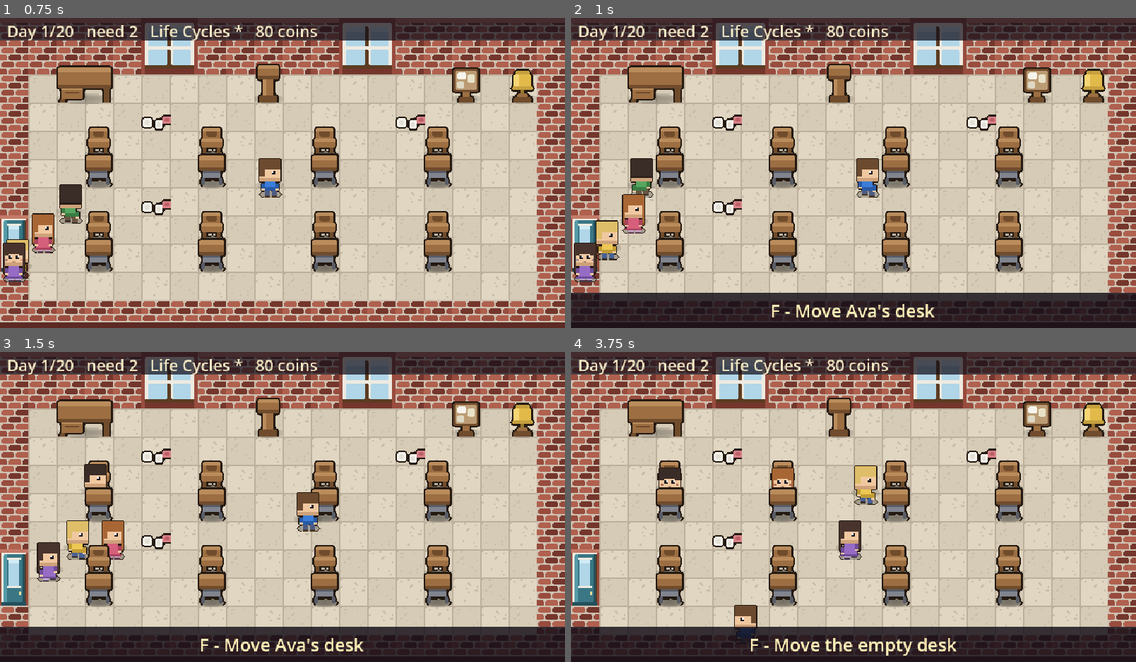
Above: before the commit, frames 1-4 (two rows, left to right).
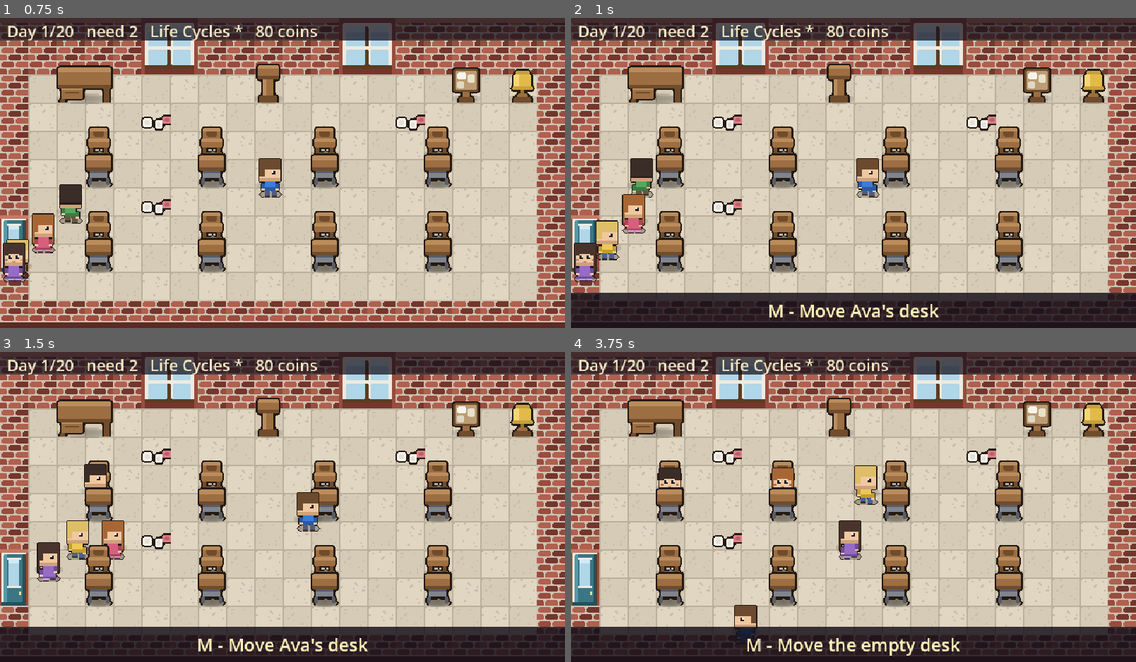
Above: after the commit, the same moments.

Repository: Mbottega16/EduSystem
Game: Godot game, scene res://tests/run.tscn
Same seed, same stepped clock (60 frames per second), same inputs: the game is played once before the commit and once after it. This scene is started directly instead of the project's main scene.
Inputs (mouse positions are in pixels of both pictures, inside the frame that each line leads up to):
- Up to frame 1 (0.75 s): tap Enter at 0.5 s; move the mouse to (406, 157) at 0.52 s; hold D (move_right) from 0.53 s (still down); tap B (build) at 0.6 s; click (406, 157) at 0.67 s
- Up to frame 2 (1 s): keep holding D (move_right); tap Space at 0.77 s; tap E (interact) at 0.8 s
- Up to frame 3 (1.5 s): tap Space at 1.07 s; release D (move_right) at 1.25 s; drag from (169, 522) to (322, 522) at 1.27 s
- Up to frame 4 (3.75 s): move the mouse to (910, 438) at 2.02 s; hold D (move_right) 2.03-2.75 s; tap F (manage) at 2.1 s; tap C (voice, bound only after the commit) at 2.3 s; drag from (825, 569) to (672, 522) at 2.77 s; move the mouse to (1023, 553) at 3.52 s; hold A (move_left) from 3.53 s (still down); tap Q (voice, bound only before the commit) at 3.6 s

Frame 1 is identical in both runs. In frame 2, 0.7% of the frame differs, in the area x 35-66%, y 92-97%; in frame 3, 0.7%; in frame 4, 1.0%, in the area x 31-69%, y 92-98%.

Commit message:
One dedicated key per verb: quiz, homework, and desk-move each get one
Revises the project's own "two buttons per landmark" rule, which held
until a third landmark verb (the quiz) needed somewhere to live with
nowhere left that wasn't a lie about what E or F meant. Interactable.Key
grew from {USE, MANAGE} to five real registered actions; player.gd's
picker, prompt bar and hold logic all generalised from a hardcoded pair
to iterating the full list rather than special-casing three more times.

- quiz_caller.gd and desk_mover.gd changed which key they answer to
- the teacher's desk split into two Interactables sharing one tile:
  marking_desk.gd keeps hand-in on E, new homework_desk.gd owns marking
  on H, wired the same way the curriculum board already shares the
  noticeboard's tile
- Settings gained quiz/homework/move_desk actions; settle moved off Q
  (now quiz) onto C

Two silent-overflow bugs caught by screenshot, not assumed: the title
screen's CONTROLS list -- a plain, non-scrolling Label, never
screenshotted before since shot.gd only ever loads main.tscn -- pushed
into its own footer the moment three new actions landed. Built
tools/title_shot.gd/.tscn to reach the real title scene and windowed
the list the same way Career already pages past thirty milestones.

Audit the Room extended from two columns (E/F) to five; re-ran it,
Trace a Day and Simulate a Term -- every landmark answers on the right
key in every phase, contract unmoved.

1189 -> 1193 assertions, including a genuine walk-up-and-press test for
the homework key that was never covered even for the old one.

Also logged, not fixed: a pre-existing grid-out-of-bounds error prints
on every room build, found only because a full stderr capture was taken
for once. Unrelated to this change; tracked in AUTONOMOUS_TASKLIST.md.

Co-Authored-By: Claude Opus 5 <noreply@anthropic.com>

Diff:
--- a/scripts/actors/player.gd
+++ b/scripts/actors/player.gd
@@ -22,7 +22,12 @@
 ## whenever two things overlapped one of them was silently unreachable and
 ## the tie was broken by node order. Every landmark that has grown a second
 ## verb since has run into it.
-var targets: Dictionary = {"interact": null, "manage": null}
+## One slot per action an Interactable can be bound to -- see
+## Interactable.KEY_ACTIONS, the single source for this list.
+var targets: Dictionary = {
+	"interact": null, "manage": null,
+	"quiz": null, "homework": null, "move_desk": null,
+}
 
 ## The one to describe in the prompt. USE wins when both are live: it is the
 ## button you are already holding a finger over.
@@ -214,9 +219,11 @@
 	var before: Interactable = target
 	for action: String in targets.keys():
 		targets[action] = _pick_target(action)
-	target = _live("interact")
-	if target == null:
-		target = _live("manage")
+	target = null
+	for action: String in Interactable.KEY_ACTIONS:
+		target = _live(action)
+		if target != null:
+			break
 	if target != before:
 		target_changed.emit(target)
 
@@ -225,7 +232,7 @@
 ## than only mentioning whichever one happened to win.
 func offers() -> Array[Interactable]:
 	var out: Array[Interactable] = []
-	for action: String in ["interact", "manage"]:
+	for action: String in Interactable.KEY_ACTIONS:
 		var t := _live(action)
 		if t != null:
 			out.append(t)
@@ -254,7 +261,7 @@
 ## and on top of that, the two that cannot be undone need the key held.
 func _tick_hold(delta: float) -> void:
 	hold_progress = 0.0
-	for action: String in ["interact", "manage"]:
+	for action: String in Interactable.KEY_ACTIONS:
 		_tick_one(action, delta)
 
 
--- a/scripts/autoload/settings.gd
+++ b/scripts/autoload/settings.gd
@@ -15,8 +15,11 @@
 	{"action": "move_down", "label": "Walk down"},
 	{"action": "move_left", "label": "Walk left"},
 	{"action": "move_right", "label": "Walk right"},
-	{"action": "interact", "label": "Help / collect"},
+	{"action": "interact", "label": "Help / collect / clean up"},
 	{"action": "manage", "label": "Lesson / bell / shop"},
+	{"action": "quiz", "label": "Quick quiz"},
+	{"action": "homework", "label": "Mark homework"},
+	{"action": "move_desk", "label": "Move a desk"},
 	{"action": "voice", "label": "Settle the room"},
 	{"action": "build", "label": "Rearrange the room"},
 	{"action": "autopilot", "label": "Go to whoever needs me"},
@@ -37,7 +40,10 @@
 	"move_right": [KEY_D, KEY_RIGHT],
 	"interact": [KEY_E, KEY_SPACE],
 	"manage": [KEY_F],
-	"voice": [KEY_Q],
+	"quiz": [KEY_Q],
+	"homework": [KEY_H],
+	"move_desk": [KEY_M],
+	"voice": [KEY_C],
 	"build": [KEY_B],
 	"autopilot": [KEY_R],
 	"sprint": [KEY_SHIFT],
--- a/scripts/interact/desk_mover.gd
+++ b/scripts/interact/desk_mover.gd
@@ -3,10 +3,11 @@
 ## Pick up a whole desk — desk, chair, and whoever is sitting at it — and put
 ## it somewhere else.
 ##
-## On MANAGE (F), not USE (E). E is the verb you mash all lesson long to help
-## and collect; rearranging the furniture is emphatically not that, and the
-## whole reason the two buttons were split was that one key doing everything
-## meant reaching to help a student could end the lesson.
+## On its own dedicated MOVE_DESK key (M), not USE (E). E is the verb you
+## mash all lesson long to help and collect; rearranging the furniture is
+## emphatically not that. Used to share MANAGE (F) with the podium/bell/
+## shop; split onto its own key on user request, Aug 2026, so it no longer
+## depends on which landmark's contextual F job happened to be live.
 ##
 ## This shares a tile with the desk's own desk_station, and the picker keeps
 ## exactly one target, so the two must never both be live at once — see
@@ -21,7 +22,7 @@
 
 func _init() -> void:
 	super()
-	uses_key = Key.MANAGE
+	uses_key = Key.MOVE_DESK
 
 
 func can_interact() -> bool:
--- /dev/null
+++ b/scripts/interact/homework_desk.gd
@@ -0,0 +1,49 @@
+extends Interactable
+
+## Your own desk, on its own dedicated HOMEWORK key (H): mark the homework
+## you've collected.
+##
+## Used to share a prompt with marking_desk.gd's "hand in classwork" job,
+## both on USE/E, whichever was more pressing that moment. Split onto its
+## own key on user request, Aug 2026 -- so marking is always reachable by
+## name rather than only appearing once nothing else is offered on E.
+##
+## Shares the teacher desk's tile with marking_desk.gd rather than
+## replacing it, the same way the noticeboard's shop and curriculum board
+## share one tile on two different keys.
+
+signal marking_requested()
+
+
+func _init() -> void:
+	super()
+	uses_key = Key.HOMEWORK
+	add_to_group("homework_desk")
+
+
+func _carrier() -> Node:
+	# Same defence-in-depth as marking_desk.gd's own _carrier() -- see its
+	# comment for why this check exists at all.
+	if not is_inside_tree():
+		return null
+	return get_tree().get_first_node_in_group("carrier")
+
+
+func can_interact() -> bool:
+	var c := _carrier()
+	return c != null and c.carrying_hw > 0
+
+
+func prompt_text() -> String:
+	var c := _carrier()
+	if c == null or c.carrying_hw <= 0:
+		return ""
+	return "Mark %d homework" % c.carrying_hw
+
+
+func interact(by: Node) -> void:
+	var c: Node = by if (by != null and by.has_method("carry_work")) else _carrier()
+	if c == null or c.carrying_hw <= 0:
+		return
+	marking_requested.emit()
+	used.emit(by)
--- a/scripts/interact/interactable.gd
+++ b/scripts/interact/interactable.gd
@@ -26,13 +26,27 @@
 		if c is CollisionShape2D and (c as CollisionShape2D).shape is CircleShape2D:
 			((c as CollisionShape2D).shape as CircleShape2D).radius = r
 
-## Which button works this thing.
-##   USE    - the constant, safe, repeated verbs: help, collect, hand in.
-##   MANAGE - the deliberate, session-level ones: start or end a lesson,
-##            ring the bell, open the shop.
-## Splitting these is the whole point: you mash USE all lesson long, and it
-## must never be able to end the lesson.
-enum Key { USE, MANAGE }
+## Which key works this thing.
+##
+##   USE       - the constant, safe, repeated verb: help a stuck child,
+##               hand in finished classwork, clean up a mess. Mashable,
+##               and it must never be able to end a lesson.
+##   MANAGE    - the deliberate, session-level ones: start or end a
+##               lesson, ring the bell, open the furniture shop.
+##   QUIZ      - call a quick quiz, at the podium, mid-lesson.
+##   HOMEWORK  - mark the homework you have collected, at your own desk.
+##   MOVE_DESK - pick up one specific desk and carry it.
+##
+## *(Aug 2026 -- three verbs that used to share USE or MANAGE contextually
+## got their own dedicated key each, on user request: quiz off USE, and
+## homework/desk-move off their old landmarks, so what a key does no
+## longer depends on which desk you happen to be standing at.)*
+enum Key { USE, MANAGE, QUIZ, HOMEWORK, MOVE_DESK }
+
+## Every action a landmark can be bound to, in the same order as the enum
+## above -- the one place that mapping lives, so action_name() is a lookup
+## rather than a chain of special cases that could disagree with itself.
+const KEY_ACTIONS := ["interact", "manage", "quiz", "homework", "move_desk"]
 
 ## Seconds the button must be HELD. Zero is instant. Anything irreversible
 ## gets a hold, so a stray press cannot cost you a lesson.
@@ -70,7 +84,7 @@
 
 ## The action name this interactable listens for.
 func action_name() -> String:
-	return "manage" if uses_key == Key.MANAGE else "interact"
+	return KEY_ACTIONS[uses_key]
 
 
 ## What the prompt should tell the player to press.
--- a/scripts/interact/marking_desk.gd
+++ b/scripts/interact/marking_desk.gd
@@ -1,10 +1,15 @@
 extends Interactable
 
-## Your own desk. Two jobs, by priority: take the classwork out of your arms,
-## then mark the homework you've collected.
+## Your own desk, on USE (E): take the classwork out of your arms.
+##
+## Used to also open the homework marking screen from here, on the same
+## key -- split off onto its own HOMEWORK key (H) and its own Interactable,
+## homework_desk.gd, sharing this same tile. See that file for why: two
+## unrelated jobs stacked on one prompt meant the desk sometimes offered
+## "Hand in" when what you actually walked over for was "Mark", with no way
+## to ask for the other one directly.
 
 signal work_handed_in(count: int)
-signal marking_requested()
 
 var handed_in: int = 0
 
@@ -25,7 +30,7 @@
 	var c := _carrier()
 	if c == null:
 		return false
-	return c.carrying > 0 or c.carrying_hw > 0
+	return c.carrying > 0
 
 
 func prompt_text() -> String:
@@ -34,20 +39,15 @@
 		return ""
 	if c.carrying > 0:
 		return "Hand in %d sheet%s" % [c.carrying, "" if c.carrying == 1 else "s"]
-	if c.carrying_hw > 0:
-		return "Mark %d homework" % c.carrying_hw
 	return ""
 
 
 func interact(by: Node) -> void:
 	var c: Node = by if (by != null and by.has_method("carry_work")) else _carrier()
-	if c == null:
+	if c == null or c.carrying <= 0:
 		return
-	if c.carrying > 0:
-		handed_in += c.carrying
-		Sfx.play("paper")
-		c.drop_all_work()
-		work_handed_in.emit(handed_in)
-	elif c.carrying_hw > 0:
-		marking_requested.emit()
+	handed_in += c.carrying
+	Sfx.play("paper")
+	c.drop_all_work()
+	work_handed_in.emit(handed_in)
 	used.emit(by)
--- a/scripts/interact/quiz_caller.gd
+++ b/scripts/interact/quiz_caller.gd
@@ -2,10 +2,12 @@
 
 ## "Right, everyone — quick quiz." Called from the podium, mid-lesson.
 ##
-## On USE (E), while the podium's own start/end-the-lesson verb stays on
-## MANAGE (F). A quiz is safe and reversible in a way that ending a lesson
-## emphatically is not, so it belongs on the mashable button — and the two
-## being different keys is what makes it safe to put them on one landmark.
+## On its own dedicated QUIZ key (Q), separate from both the podium's own
+## start/end-the-lesson verb (MANAGE/F) and the mashable USE/E a quiz used
+## to share with helping and collecting. It moved off USE on user request,
+## Aug 2026 -- a quiz calling itself while you mash E to help a stuck
+## child was a real risk the moment quiz and help could ever land on the
+## same tile's prompt.
 ##
 ## THE TRADE, and it is the whole design: a quiz costs LESSON SECONDS, which
 ## is the one resource a lesson cannot make more of. What you buy is
@@ -17,7 +19,7 @@
 
 func _init() -> void:
 	super()
-	uses_key = Key.USE
+	uses_key = Key.QUIZ
 
 
 func can_interact() -> bool:
--- a/scripts/main.gd
+++ b/scripts/main.gd
@@ -22,6 +22,7 @@
 	# connected once.
 	world.quiz_requested.connect(_run_quiz)
 	world.curriculum_requested.connect(hud.show_curriculum)
+	world.marking_requested.connect(hud.open_marking)
 	world.test_requested.connect(func(lid: String) -> void: world.start_test(lid))
 	world.lesson_auto_ended.connect(_on_lesson_ended)
 	world.inspected.connect(func(r: Dictionary) -> void:
@@ -102,7 +103,6 @@
 		[world.bell, "day_ended", _on_day_ended],
 		[world.bell, "term_ended", _on_term_ended],
 		[world.noticeboard, "catalogue_opened", hud.open_catalogue],
-		[world.teacher_desk, "marking_requested", hud.open_marking],
 		[world.hall_door, "chosen", _enter_hallway],
 	]
 	for row: Array in pairs:
--- a/scripts/ui/title.gd
+++ b/scripts/ui/title.gd
@@ -310,7 +310,16 @@
 			heading.text = "CONTROLS"
 			logo.visible = false
 			menu.offset_top = 64.0   # doubled Aug 2026
-			for i in rows.size():
+			# Windowed, the same way Career/Office page past a list longer
+			# than the panel -- confirmed necessary by screenshot, not
+			# assumed: this Label does not scroll, and three more actions
+			# (quiz, homework, move_desk, added when the whole key scheme
+			# changed) pushed the flat list into the footer's own row.
+			var shown_rows := 10
+			var lo := 0
+			if rows.size() > shown_rows:
+				lo = clampi(sel - shown_rows / 2, 0, rows.size() - shown_rows)
+			for i in range(lo, mini(rows.size(), lo + shown_rows)):
 				var id := String(rows[i])
 				if id == "back" or id == "reset":
 					lines.append("%s %s" % [
@@ -321,6 +330,9 @@
 						else Settings.binding_text(id)
 					lines.append("%s %-13s %s" % [
 						">" if i == sel else " ", _label_for(id), shown])
+			if rows.size() > shown_rows:
+				lines.append("")
+				lines.append("  %d-%d of %d" % [lo + 1, mini(rows.size(), lo + shown_rows), rows.size()])
 			footer.text = message if message != "" else "E to rebind, Esc to go back"
 
 		Page.HOWTO:
--- a/scripts/world/classroom.gd
+++ b/scripts/world/classroom.gd
@@ -31,6 +31,7 @@
 ## The inspector has seen enough.
 signal inspected(report: Dictionary)
 signal curriculum_requested()
+signal marking_requested()
 signal test_requested(lesson_id: String)
 signal room_rebuilt()
 
@@ -124,6 +125,9 @@
 	for c in get_tree().get_nodes_in_group("curriculum_board"):
 		if c is Interactable and not c.curriculum_opened.is_connected(_on_curriculum_requested):
 			c.curriculum_opened.connect(_on_curriculum_requested)
+	for hw in get_tree().get_nodes_in_group("homework_desk"):
+		if hw is Interactable and not hw.marking_requested.is_connected(_on_marking_requested):
+			hw.marking_requested.connect(_on_marking_requested)
 	hall_door = RoomBuilder.build_hall_door(self, grid)
 	_purchased = RoomBuilder.build_purchased(self, grid)
 	_connect_placed()
@@ -314,6 +318,9 @@
 	for c in get_tree().get_nodes_in_group("curriculum_board"):
 		if c is Interactable and not c.curriculum_opened.is_connected(_on_curriculum_requested):
 			c.curriculum_opened.connect(_on_curriculum_requested)
+	for hw in get_tree().get_nodes_in_group("homework_desk"):
+		if hw is Interactable and not hw.marking_requested.is_connected(_on_marking_requested):
+			hw.marking_requested.connect(_on_marking_requested)
 	hall_door = RoomBuilder.build_hall_door(self, grid)
 	_purchased = RoomBuilder.build_purchased(self, grid)
 	_connect_placed()
@@ -729,6 +736,10 @@
 	curriculum_requested.emit()
 
 
+func _on_marking_requested() -> void:
+	marking_requested.emit()
+
+
 func _on_test_requested(lesson_id: String) -> void:
 	test_requested.emit(lesson_id)
 
--- a/scripts/world/room_builder.gd
+++ b/scripts/world/room_builder.gd
@@ -26,6 +26,7 @@
 const QUIZ_CALLER_SCRIPT := preload("res://scripts/interact/quiz_caller.gd")
 const TEST_CALLER_SCRIPT := preload("res://scripts/interact/test_caller.gd")
 const MARKING_DESK_SCRIPT := preload("res://scripts/interact/marking_desk.gd")
+const HOMEWORK_DESK_SCRIPT := preload("res://scripts/interact/homework_desk.gd")
 const BELL_SCRIPT := preload("res://scripts/interact/bell.gd")
 const BOARD_SCRIPT := preload("res://scripts/interact/noticeboard.gd")
 const CURRICULUM_SCRIPT := preload("res://scripts/interact/curriculum_board.gd")
@@ -285,6 +286,11 @@
 	var it := Interactable.new()
 	it.set_script(MARKING_DESK_SCRIPT)
 	body.add_child(it)
+	# Same tile, other new key: marking homework used to share this
+	# Interactable's own prompt: see homework_desk.gd for why it split off.
+	var hw := Interactable.new()
+	hw.set_script(HOMEWORK_DESK_SCRIPT)
+	body.add_child(hw)
 	for t: Vector2i in Layout.TEACHER_DESK:
 		grid.set_cell(t, Grid.Cell.BLOCKED)
 	return it
--- a/tests/run.gd
+++ b/tests/run.gd
@@ -2210,7 +2210,7 @@
 		p.targets["interact"])
 	chk("both are on offer together", p.offers().size() == 2, p.offers().size())
 
-	# --- a desk: help on E, move it on F ---
+	# --- a desk: help on E, move it on its own dedicated key ---
 	Game.set_phase(Game.Phase.AFTERNOON)
 	var s0: StudentData = Game.roster[0]
 	s0.work_state = StudentData.Work.DONE
@@ -2229,11 +2229,36 @@
 
 	s0.work_state = StudentData.Work.COLLECTED       # nothing left to do for them
 	await step(2)
-	chk("with nothing to do for the child, MANAGE offers the move instead",
+	chk("with nothing to do for the child, MOVE_DESK offers the move instead",
 		(func() -> bool:
-			var t: Interactable = p.targets["manage"]
+			var t: Interactable = p.targets["move_desk"]
 			return t != null and t.prompt_text().contains("desk")).call(),
-		p.targets["manage"])
+		p.targets["move_desk"])
+
+	# --- your own desk: hand in on E, mark homework on its own key ---
+	# Walked, not called directly on hud -- open_marking() being reachable
+	# in isolation was never proof the button that is supposed to reach it
+	# actually does, and this specific chain (a new Interactable, a new
+	# classroom-level signal, a new main.gd connection) had no walk-up-and-
+	# press coverage at all before this.
+	p.carrying = 0
+	s0.hw_state = StudentData.HW.COLLECTED
+	s0.hw_true_accuracy = 0.9
+	s0.hw_sheet = Questions.make_sheet(0.9, Game.rng)
+	p.carry_homework(1)
+	await place_player(Layout.TEACHER_DESK[0] + Vector2i(0, 1), Actor.DIR_UP)
+	await step(2)
+	chk("carrying homework, USE offers nothing (you have no classwork)",
+		p.targets["interact"] == null)
+	chk("HOMEWORK offers to mark it", (func() -> bool:
+		var t: Interactable = p.targets["homework"]
+		return t != null and t.prompt_text().contains("Mark")).call(),
+		p.targets["homework"])
+	await tap("homework")
+	chk("pressing it opens the marking screen", _hud().mode == _hud().Mode.MARKING)
+	_hud().close()
+	p.carrying_hw = 0
+	await step(2)
 
 	# THE CRASH THIS GUARDS. Reading a freed node into a TYPED variable
 	# throws "Trying to assign invalid previously freed instance", which
@@ -6344,18 +6369,20 @@
 	await step(2)
 	chk("the lesson is running", Game.phase == Game.Phase.LESSON)
 	await place_player(Layout.PODIUM + Vector2i(0, 1), Actor.DIR_UP)
-	# The podium has two verbs now (E quizzes, F ends the lesson), so the
+	# The podium has two verbs now (Q quizzes, F ends the lesson), so the
 	# question is which button points at it, not what the single target is.
 	chk("the podium is what MANAGE is pointing at",
 		world.player.targets["manage"] == world.podium)
-	# E at the podium is the QUICK QUIZ now. That is the point of the split:
-	# the mashable button reaches only the safe, reversible verb, however
-	# many times you hit it.
+	# Q at the podium is the QUICK QUIZ -- its own dedicated key, not the
+	# mashable USE button, since Aug 2026's key remap. Mashing E here must
+	# still do nothing at all: neither ending the lesson nor calling a quiz.
 	for i in 4:
 		await tap("interact")
 	chk("mashing the USE button at the podium cannot end the lesson",
 		Game.phase == Game.Phase.LESSON, Game.phase)
-	chk("all it can do is call a quiz", Game.quiz_done)
+	chk("and mashing it does not call a quiz either", not Game.quiz_done)
+	await tap("quiz")
+	chk("its own key does", Game.quiz_done)
 	_hud().close()          # the quiz report must not leak into the next test
 	await step(2)
 
--- a/tools/audit.gd
+++ b/tools/audit.gd
@@ -55,12 +55,22 @@
 	return it.prompt_text() if it.can_interact() else ""
 
 
+## Every action a landmark could answer on now, not just E/F -- quiz,
+## homework and move_desk each got their own dedicated key when the
+## whole scheme changed, Aug 2026, and an audit tool that only ever
+## printed two of five possible columns would be misleading players
+## into thinking the other three still shared E or F contextually.
 func row(label: String, tile: Vector2i, facing: int) -> void:
 	await stand_at(tile, facing)
 	var e := offer("interact")
 	var f := offer("manage")
-	print("   %-16s E: %-30s F: %s" % [label, e if e != "" else "-",
-		f if f != "" else "-"])
+	var q := offer("quiz")
+	var h := offer("homework")
+	var m := offer("move_desk")
+	print("   %-16s E: %-24s F: %-20s Q: %-14s H: %-14s M: %s" % [
+		label, e if e != "" else "-", f if f != "" else "-",
+		q if q != "" else "-", h if h != "" else "-",
+		m if m != "" else "-"])
 
 
 func _audit() -> void:
--- /dev/null
+++ b/tools/title_shot.gd
@@ -0,0 +1,43 @@
+extends Node
+
+## Screenshot harness for the TITLE scene specifically.
+##
+## tools/shot.gd always loads scenes/main.tscn, so it has never been able
+## to see the title screen, Settings, Controls or Credits at all -- a real
+## gap, found while adding three new rebindable actions and having no way
+## to confirm the Controls list (a plain, non-scrolling Label) still fits
+## the panel rather than assuming the maths work out.
+##
+##   godot --path . res://tools/title_shot.tscn -- out.png [page]
+##
+## `page` is one of Title.Page's names, case-insensitive: main settings
+## controls howto credits confirm_wipe. Defaults to "main".
+
+const TITLE_SCENE := "res://scenes/ui/title.tscn"
+
+
+func _ready() -> void:
+	var args := OS.get_cmdline_user_args()
+	var out: String = args[0] if args.size() > 0 else "user://title_shot.png"
+	var page_name: String = args[1] if args.size() > 1 else "main"
+
+	get_window().content_scale_size = Vector2i(640, 352)
+	get_window().size = Vector2i(1920, 1056)
+
+	# Untyped on purpose: title.gd has no class_name, so a Node-typed
+	# reference cannot see its Page enum or _go() at parse time.
+	var t = load(TITLE_SCENE).instantiate()
+	get_tree().root.add_child.call_deferred(t)
+	await get_tree().process_frame
+	await get_tree().process_frame
+
+	t._go(t.Page[page_name.to_upper()])
+
+	for i in 4:
+		await get_tree().physics_frame
+
+	await RenderingServer.frame_post_draw
+	var img := get_viewport().get_texture().get_image()
+	var err := img.save_png(out)
+	print("title_shot: %s  %dx%d  err=%d" % [out, img.get_width(), img.get_height(), err])
+	get_tree().quit(0 if err == OK else 1)
--- /dev/null
+++ b/tools/title_shot.tscn
@@ -0,0 +1,6 @@
+[gd_scene load_steps=2 format=3]
+
+[ext_resource type="Script" path="res://tools/title_shot.gd" id="1_titleshot"]
+
+[node name="TitleShot" type="Node"]
+script = ExtResource("1_titleshot")
Not shown, changed: tests/assertion_count.txt
Not shown, changed: CLAUDE.md
Not shown, changed: Take a Screenshot.bat
Not shown, changed: docs/AUTONOMOUS_TASKLIST.md
Not shown, changed: docs/GDD.md
Not shown, changed: docs/SALVAGE.md
